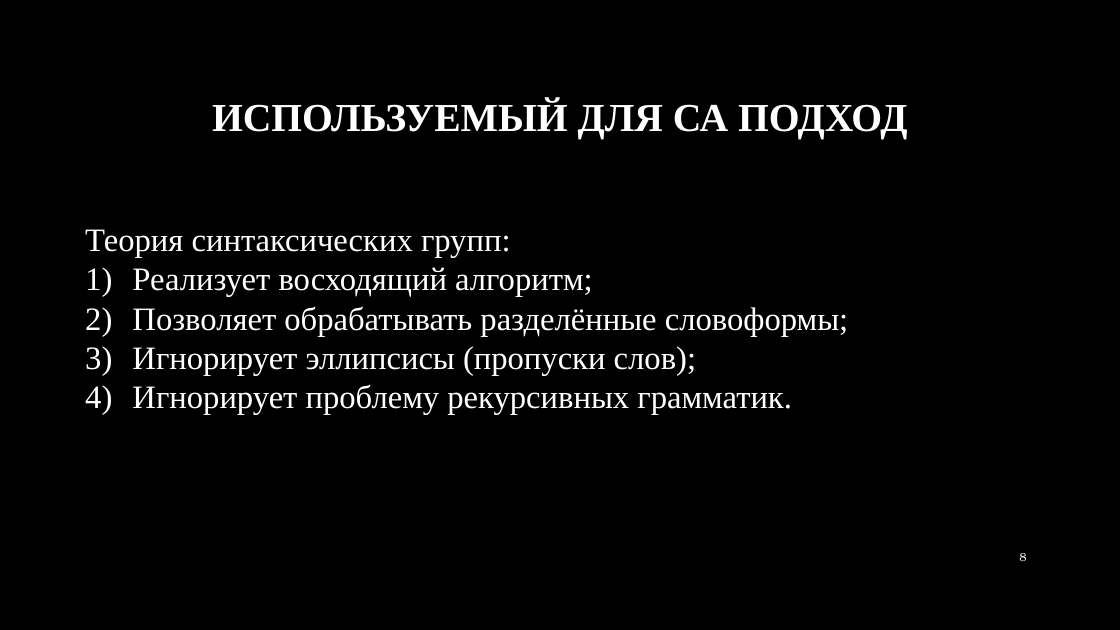
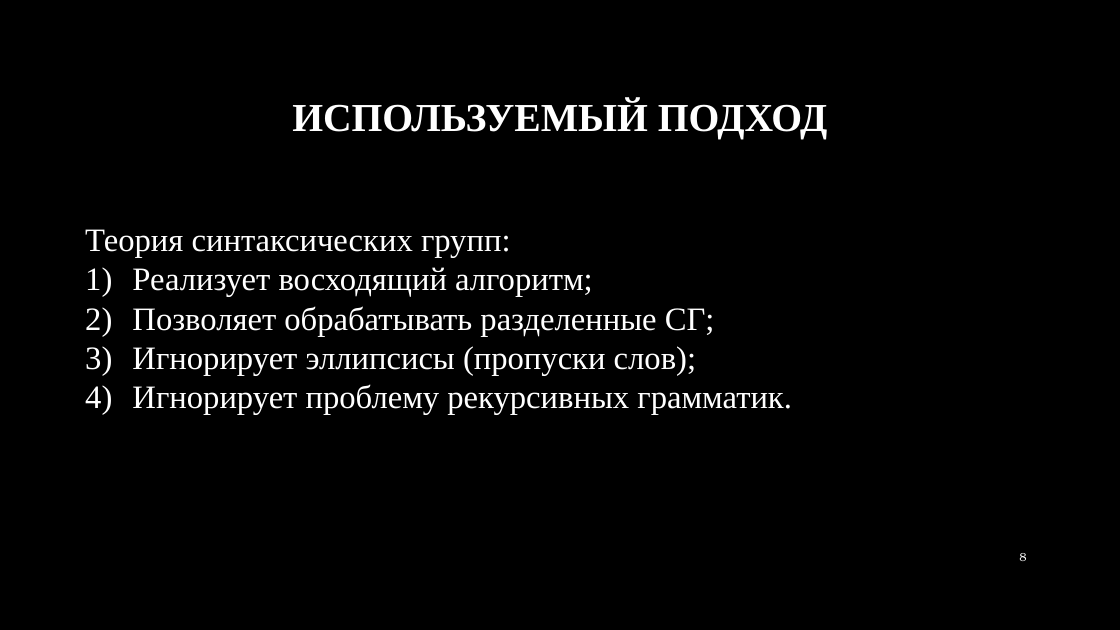
Before and after one commit to DMfananddu/Diploma, a slide deck: slide 8 of Защита диплома.pptx. Drawn at 1120x630 pixels with LibreOffice and Linux fonts; fonts in the diff are those of the drawing; background and template pictures are left out. Boxes give left, top, right and bottom in pixels: in the first picture for what was removed or moved away, otherwise in the second. Text is boxed around its words. In the diff, an @@ line names an element or a change of style, - is before the commit and + after.

```diff
--- a/Защита диплома.pptx
+++ b/Защита диплома.pptx
@@ title at [292,100,828,139]: text changed @@
-ИСПОЛЬЗУЕМЫЙ ДЛЯ СА ПОДХОД
+ИСПОЛЬЗУЕМЫЙ ПОДХОД
@@ text at [132,306,715,336]: text changed @@
-2) Позволяет обрабатывать разделённые словоформы;
+2) Позволяет обрабатывать разделенные СГ;
```
Also in this commit, not shown: 1 other slide changed, 1 slide added, 4 other files.
